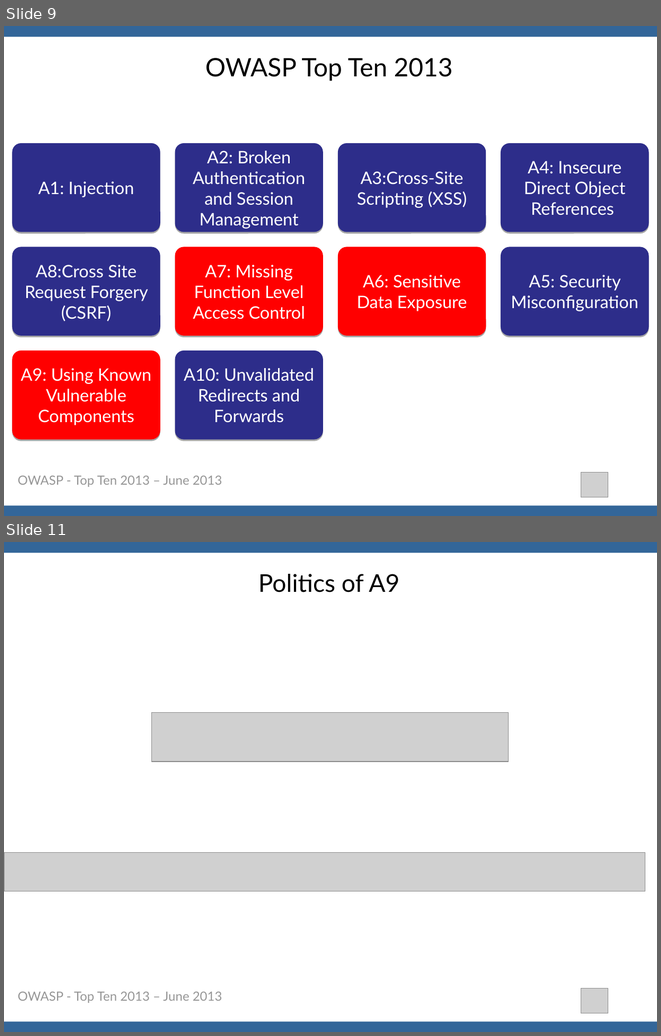
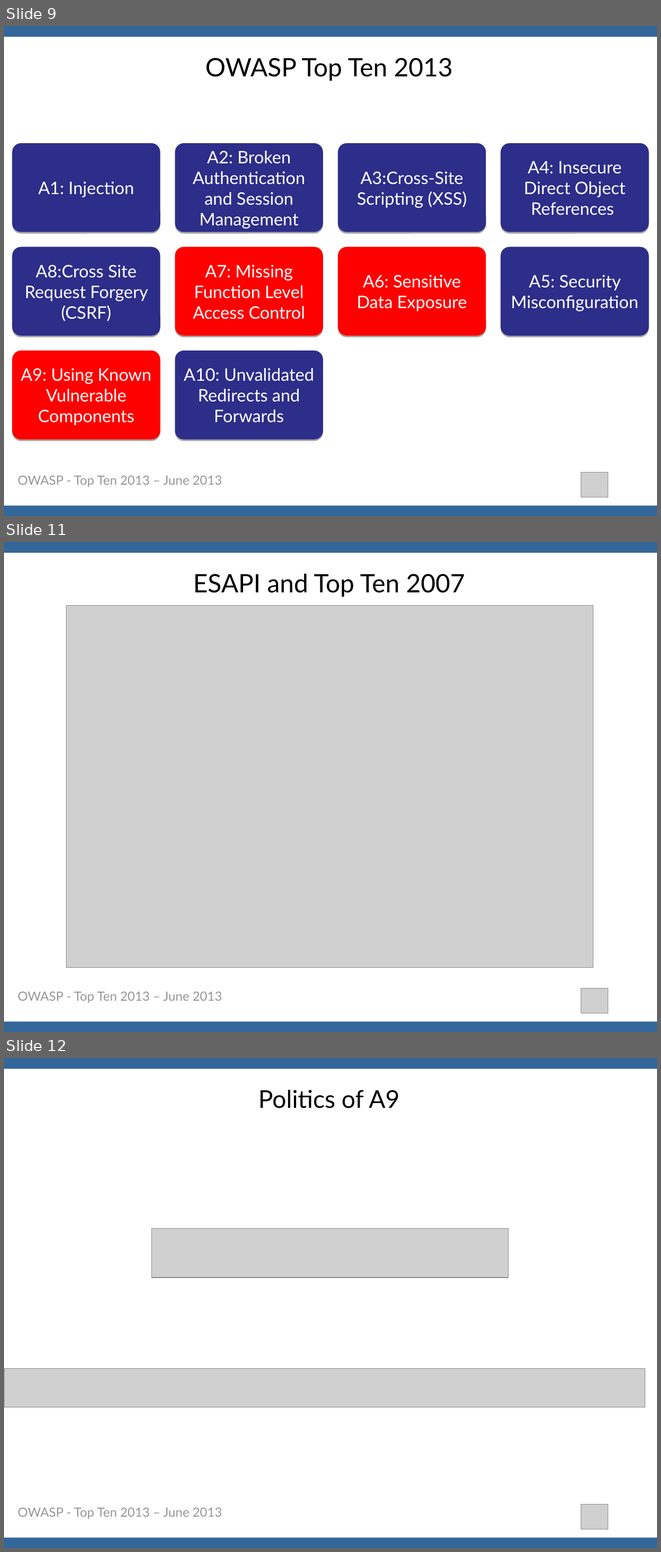
Before and after one commit to OWASP/OWASP-Top-10, a slide deck: 2013/Presentations/OWASP Top 10 - 2013 - Presentation - Christian Heinrich.ppt. Shown one above the other, each under a label of ours: slides 9 and 11 before the commit, slides 9, 11 and 12 after it; the slides between them are not shown. The pictures are 661x1036 and 661x1552 pixels, drawn with LibreOffice and Linux fonts; fonts in the diff are those of the drawing; grey boxes stand for pictures. Boxes give left, top, right and bottom in pixels: in the first picture for what was removed or moved away, otherwise in the second. Text is boxed around its words. In the diff, an @@ line names an element or a change of style, - is before the commit and + after.

Commit message:
Feature ESAPI on Slide #11

```diff
--- a/2013/Presentations/OWASP Top 10 - 2013 - Presentation - Christian Heinrich.ppt
+++ b/2013/Presentations/OWASP Top 10 - 2013 - Presentation - Christian Heinrich.ppt
@@ slide 11 added at (x1=4, y1=542, x2=657, y2=1032), background #FFFFFF @@
@@ rectangle added at (x1=4, y1=542, x2=657, y2=553), fill #336699 @@
@@ title added at (x1=193, y1=573, x2=465, y2=597), 28 pt, text #000000 @@
+ESAPI and Top Ten 2007
@@ picture added at (x1=66, y1=606, x2=593, y2=967) @@
@@ text added at (x1=18, y1=991, x2=222, y2=1003), 14 pt, text #969696 @@
+OWASP - Top Ten 2013 – June 2013
@@ picture added at (x1=581, y1=988, x2=608, y2=1013) @@
@@ rectangle added at (x1=4, y1=1021, x2=657, y2=1032), fill #336699 @@
@@ what was slide 11 is now slide 12 @@
```
Also in this commit, not shown: 1 slide changed, 3 other files.
